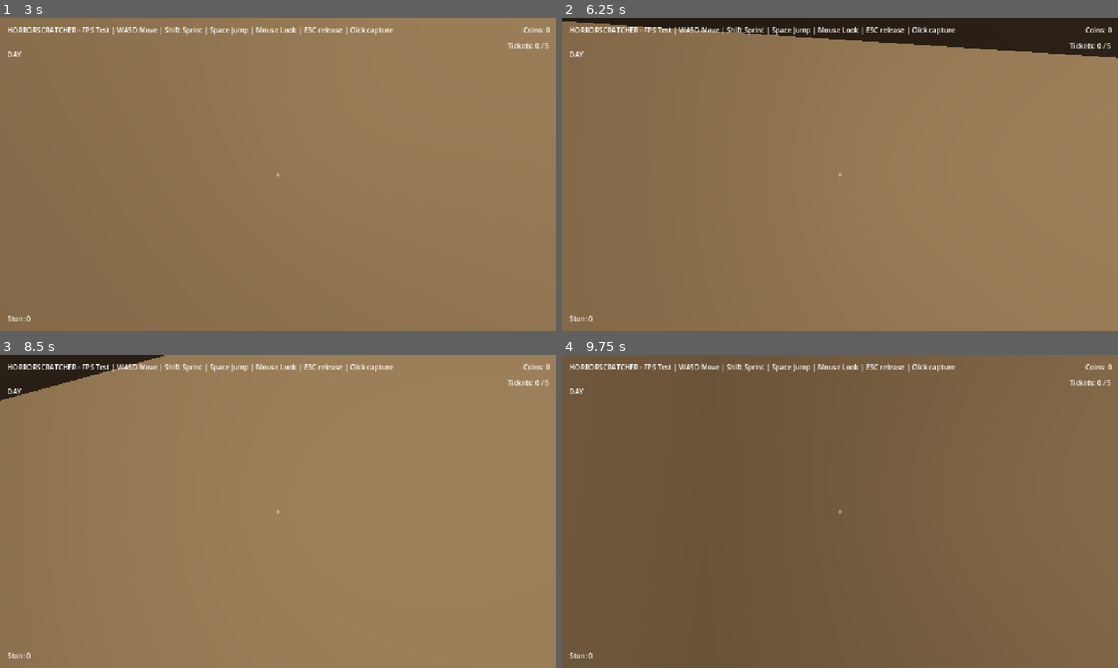
Above: before the commit, frames 1-4 (two rows, left to right).
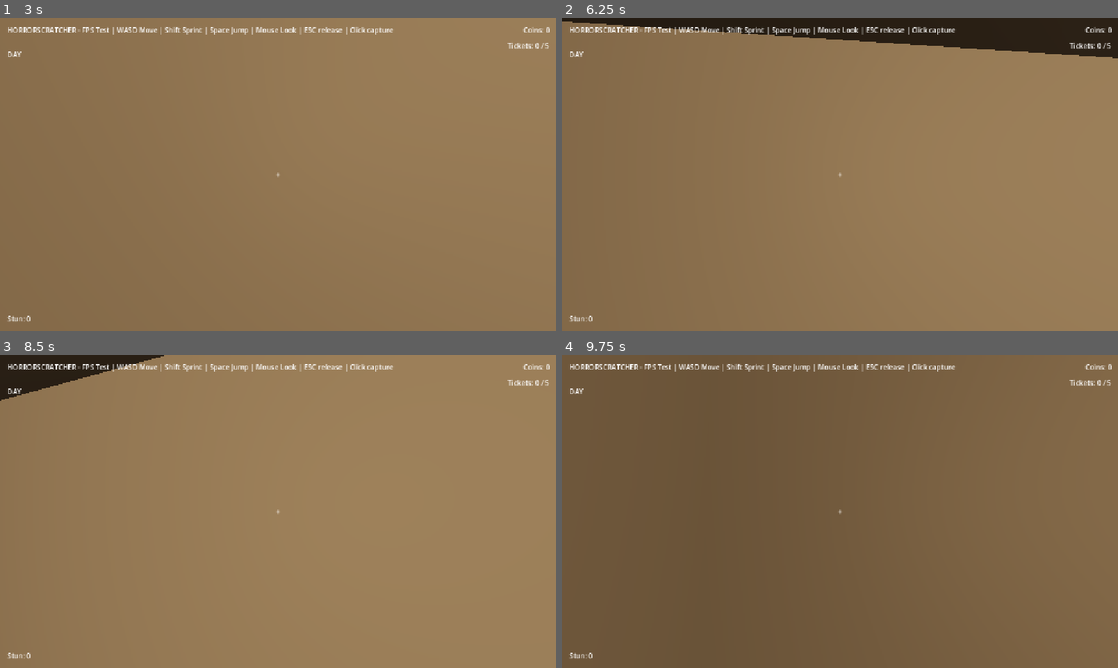
Above: after the commit, the same moments.

Repository: MedianHansen/horrorscratcher
Game: Godot game, scene res://scenes/main.tscn
The game is run twice, just before and just after one commit, with the same random seed, the same clock (stepped at 60 frames per second) and the same inputs.
Inputs (mouse positions are in pixels of both pictures, inside the frame that each line leads up to):
- Up to frame 1 (3 s): tap Enter at 0.5 s; move the mouse to (272, 180) at 0.52 s; hold Shift (sprint) 0.53-1.28 s; hold Up (move_forward) 0.53-2.78 s; click (272, 180) at 0.67 s; tap Space (jump) at 0.77, 1.52, 2 s; tap G (use_gadget) at 0.8, 1.35 s; move the mouse to (316, 177) at 1.27 s; tap Shift (sprint) at 1.55, 2.85 s; move the mouse to (233, 171) at 2.02 s; hold G (use_gadget) 2.03-2.78 s; tap E (interact) at 2.1 s; move the mouse to (283, 174) at 2.77 s; hold Right (move_left) from 2.78 s (still down); click (283, 174) at 2.92 s
- Up to frame 2 (6.25 s): tap Space (jump) at 3.02, 3.77, 4.52, 5.75, 6.02 s; move the mouse to (817, 168) at 3.52 s; release Right (move_left) at 3.53 s; hold Q (take_ticket) 3.53-4.28 s; hold Up (move_forward) 3.53-5.78 s; tap G (use_gadget) at 3.8, 4.35, 5.3, 5.85 s; tap Enter at 4.25 s; move the mouse to (867, 174) at 4.27 s; tap Shift (sprint) at 4.55, 6.05 s; move the mouse to (812, 174) at 5.02 s; hold Shift (sprint) 5.03-5.78 s; click (812, 174) at 5.17 s; move the mouse to (851, 168) at 5.77 s; hold Page Up (move_right) from 5.78 s (still down)
- Up to frame 3 (8.5 s): move the mouse to (272, 517) at 6.52 s; release Page Up (move_right) at 6.53 s; hold G (use_gadget) 6.53-7.28 s; hold Up (move_forward) from 6.53 s (still down); tap E (interact) at 6.6 s; tap Space (jump) at 6.77, 7.52, 8 s; tap Enter at 7.25 s; move the mouse to (316, 514) at 7.27 s; tap Shift (sprint) at 7.35 s; click (316, 514) at 7.42 s; move the mouse to (233, 508) at 8.02 s; hold Q (take_ticket) from 8.03 s (still down); tap G (use_gadget) at 8.3 s
- Up to frame 4 (9.75 s): move the mouse to (845, 511) at 8.77 s; release Up (move_forward) at 8.78 s; release Q (take_ticket) at 8.78 s; hold Right (move_left) 8.78-9.53 s; tap G (use_gadget) at 8.85 s; tap Space (jump) at 9.02 s; tap Shift (sprint) at 9.05 s; move the mouse to (817, 505) at 9.52 s; hold Up (move_forward) from 9.53 s (still down); hold Shift (sprint) from 9.53 s (still down); click (817, 505) at 9.67 s

Frame 1 is identical in both runs. In frame 2, less than 0.1% of the frame differs, in the area x 1-100%, y 1-13%; in frame 3, less than 0.1%; in frame 4, less than 0.1%.

Commit message:
Add nightly ticket spawner, carnival guests and the stun gadget
- Ticket spawner: 10 tickets per night via floor-raycast rejection sampling; dawn clears the ground
- Guests: GuestType resources (Drifter, Listener), wander + awareness FSM (unaware/suspicious/chasing/caught), sight cone with LOS, noise hearing, capture -> death
- Stun Device and hideout gadget bench: buy for 25 coins, G to stun, 3 charges per night
- Fix capture distance (horizontal), LOS ray target (player camera) and door collision toggle (set_deferred)
- Fix .tscn node groups: must be in the node header, not a property line (also fixed the hideout respawn marker)
- Record concrete gadget tunables and build plan in AGENTS.md / plan0.1.md

Diff:
--- /dev/null
+++ b/gadgets/stun_device.tres
@@ -0,0 +1,13 @@
+[gd_resource type="Resource" script_class="Gadget" load_steps=2 format=3]
+
+[ext_resource type="Script" path="res://scripts/gadget.gd" id="1_gadget"]
+
+[resource]
+script = ExtResource("1_gadget")
+id = &"stun"
+title = "Stun Device"
+description = "Stuns nearby guests for a few seconds. Refills each night."
+cost = 25
+charges_per_night = 3
+stun_radius = 5.0
+stun_duration = 4.0
--- /dev/null
+++ b/guest_types/drifter.tres
@@ -0,0 +1,15 @@
+[gd_resource type="Resource" script_class="GuestType" load_steps=2 format=3]
+
+[ext_resource type="Script" path="res://scripts/guest_type.gd" id="1_guest"]
+
+[resource]
+script = ExtResource("1_guest")
+type_name = "Drifter"
+color = Color(0.62, 0.6, 0.68, 1)
+speed = 2.0
+chase_speed = 3.6
+can_see = true
+sight_range = 14.0
+sight_angle_deg = 70.0
+hear_radius = 8.0
+capture_range = 1.2
--- /dev/null
+++ b/guest_types/listener.tres
@@ -0,0 +1,15 @@
+[gd_resource type="Resource" script_class="GuestType" load_steps=2 format=3]
+
+[ext_resource type="Script" path="res://scripts/guest_type.gd" id="1_guest"]
+
+[resource]
+script = ExtResource("1_guest")
+type_name = "Listener"
+color = Color(0.34, 0.46, 0.5, 1)
+speed = 3.0
+chase_speed = 4.6
+can_see = false
+sight_range = 0.0
+sight_angle_deg = 0.0
+hear_radius = 12.0
+capture_range = 1.2
--- /dev/null
+++ b/scenes/guest.tscn
@@ -0,0 +1,29 @@
+[gd_scene load_steps=5 format=3]
+
+[ext_resource type="Script" path="res://scripts/guest.gd" id="1_guest"]
+
+[sub_resource type="CapsuleShape3D" id="1_capsule"]
+radius = 0.4
+height = 1.7
+
+[sub_resource type="CapsuleMesh" id="2_mesh"]
+radius = 0.4
+height = 1.7
+
+[sub_resource type="BoxMesh" id="3_nose"]
+size = Vector3(0.3, 0.3, 0.3)
+
+[node name="Guest" type="CharacterBody3D"]
+script = ExtResource("1_guest")
+
+[node name="CollisionShape3D" type="CollisionShape3D" parent="."]
+transform = Transform3D(1, 0, 0, 0, 1, 0, 0, 0, 1, 0, 0.85, 0)
+shape = SubResource("1_capsule")
+
+[node name="Mesh" type="MeshInstance3D" parent="."]
+transform = Transform3D(1, 0, 0, 0, 1, 0, 0, 0, 1, 0, 0.85, 0)
+mesh = SubResource("2_mesh")
+
+[node name="Nose" type="MeshInstance3D" parent="."]
+transform = Transform3D(1, 0, 0, 0, 1, 0, 0, 0, 1, 0, 1.35, -0.5)
+mesh = SubResource("3_nose")
--- a/scenes/main.tscn
+++ b/scenes/main.tscn
@@ -1,8 +1,8 @@
-[gd_scene load_steps=31 format=3 uid="uid://c6k8p2q1x9r4a"]
+[gd_scene load_steps=36 format=3 uid="uid://c6k8p2q1x9r4a"]
 
 [ext_resource type="Script" path="res://scripts/player.gd" id="1_player"]
 [ext_resource type="Environment" path="res://default_env.tres" id="2_env"]
-[ext_resource type="PackedScene" uid="uid://c1s2t3k4t5c6k7t" path="res://scenes/scratch_ticket.tscn" id="6_ticket"]
+[ext_resource type="Script" path="res://scripts/ticket_spawner.gd" id="15_spawner"]
 [ext_resource type="Script" path="res://scripts/skill_tree_ui.gd" id="7_skill_ui"]
 [ext_resource type="Resource" path="res://ticket_types/suffering.tres" id="8_suffering"]
 [ext_resource type="Script" path="res://scripts/hud.gd" id="9_hud"]
@@ -11,6 +11,11 @@
 [ext_resource type="Script" path="res://scripts/day_night_light.gd" id="12_daynight"]
 [ext_resource type="Script" path="res://scripts/stash.gd" id="13_stash"]
 [ext_resource type="Script" path="res://scripts/hideout_door.gd" id="14_door"]
+[ext_resource type="Script" path="res://scripts/guest_spawner.gd" id="16_guests"]
+[ext_resource type="Resource" path="res://guest_types/drifter.tres" id="17_drifter"]
+[ext_resource type="Resource" path="res://guest_types/listener.tres" id="18_listener"]
+[ext_resource type="Script" path="res://scripts/gadget_bench.gd" id="19_bench"]
+[ext_resource type="Resource" path="res://gadgets/stun_device.tres" id="20_stun"]
 
 [sub_resource type="BoxMesh" id="1_floor_mesh"]
 size = Vector3(60, 1, 60)
@@ -66,6 +71,12 @@
 
 [sub_resource type="BoxShape3D" id="6_hb_stash_shape"]
 size = Vector3(0.8, 0.8, 0.8)
+
+[sub_resource type="BoxMesh" id="6_hb_bench_mesh"]
+size = Vector3(1, 0.8, 0.6)
+
+[sub_resource type="BoxShape3D" id="6_hb_bench_shape"]
+size = Vector3(1, 0.8, 0.6)
 
 [sub_resource type="BoxMesh" id="6_hb_door_mesh"]
 size = Vector3(0.5, 3, 2)
@@ -157,23 +168,34 @@
 [node name="CollisionShape3D" type="CollisionShape3D" parent="Obstacle3"]
 shape = SubResource("5_box_shape")
 
-[node name="Ticket1" parent="." instance=ExtResource("6_ticket")]
-transform = Transform3D(1, 0, 0, 0, 0, 1, 0, -1, 0, 2.5, 0.02, 3.5)
-
-[node name="Ticket2" parent="." instance=ExtResource("6_ticket")]
-transform = Transform3D(1, 0, 0, 0, 0, 1, 0, -1, 0, -4.0, 0.02, 6.0)
-
-[node name="Ticket3" parent="." instance=ExtResource("6_ticket")]
-transform = Transform3D(1, 0, 0, 0, 0, 1, 0, -1, 0, 8.0, 0.02, -3.0)
-
-[node name="Ticket4" parent="." instance=ExtResource("6_ticket")]
-transform = Transform3D(1, 0, 0, 0, 0, 1, 0, -1, 0, -9.0, 0.02, -8.0)
-
-[node name="Ticket5" parent="." instance=ExtResource("6_ticket")]
-transform = Transform3D(1, 0, 0, 0, 0, 1, 0, -1, 0, 3.0, 0.02, -12.0)
-
-[node name="Ticket6" parent="." instance=ExtResource("6_ticket")]
-transform = Transform3D(1, 0, 0, 0, 0, 1, 0, -1, 0, -2.0, 0.02, 12.0)
+[node name="TicketSpawner" type="Node3D" parent="."]
+script = ExtResource("15_spawner")
+ticket_type = ExtResource("8_suffering")
+
+[node name="GuestSpawner" type="Node3D" parent="."]
+script = ExtResource("16_guests")
+drifter_type = ExtResource("17_drifter")
+listener_type = ExtResource("18_listener")
+
+[node name="GuestSpawns" type="Node3D" parent="."]
+
+[node name="Spawn1" type="Marker3D" parent="GuestSpawns" groups=["guest_spawn"]]
+transform = Transform3D(1, 0, 0, 0, 1, 0, 0, 0, 1, 12, 0.1, 12)
+
+[node name="Spawn2" type="Marker3D" parent="GuestSpawns" groups=["guest_spawn"]]
+transform = Transform3D(1, 0, 0, 0, 1, 0, 0, 0, 1, -12, 0.1, 14)
+
+[node name="Spawn3" type="Marker3D" parent="GuestSpawns" groups=["guest_spawn"]]
+transform = Transform3D(1, 0, 0, 0, 1, 0, 0, 0, 1, 18, 0.1, -6)
+
+[node name="Spawn4" type="Marker3D" parent="GuestSpawns" groups=["guest_spawn"]]
+transform = Transform3D(1, 0, 0, 0, 1, 0, 0, 0, 1, 6, 0.1, -18)
+
+[node name="Spawn5" type="Marker3D" parent="GuestSpawns" groups=["guest_spawn"]]
+transform = Transform3D(1, 0, 0, 0, 1, 0, 0, 0, 1, -16, 0.1, 8)
+
+[node name="Spawn6" type="Marker3D" parent="GuestSpawns" groups=["guest_spawn"]]
+transform = Transform3D(1, 0, 0, 0, 1, 0, 0, 0, 1, 2, 0.1, 20)
 
 [node name="Hideout" type="Node3D" parent="."]
 
@@ -256,9 +278,21 @@
 [node name="CollisionShape3D" type="CollisionShape3D" parent="Hideout/Stash"]
 shape = SubResource("6_hb_stash_shape")
 
-[node name="Spawn" type="Marker3D" parent="Hideout"]
+[node name="Bench" type="Area3D" parent="Hideout"]
+transform = Transform3D(1, 0, 0, 0, 1, 0, 0, 0, 1, -22, 0.4, -22)
+collision_mask = 0
+script = ExtResource("19_bench")
+gadget = ExtResource("20_stun")
+prompt = "Gadget bench"
+
+[node name="MeshInstance3D" type="MeshInstance3D" parent="Hideout/Bench"]
+mesh = SubResource("6_hb_bench_mesh")
+
+[node name="CollisionShape3D" type="CollisionShape3D" parent="Hideout/Bench"]
+shape = SubResource("6_hb_bench_shape")
+
+[node name="Spawn" type="Marker3D" parent="Hideout" groups=["hideout_spawn"]]
 transform = Transform3D(1, 0, 0, 0, 1, 0, 0, 0, 1, -25, 1.5, -23)
-groups = ["hideout_spawn"]
 
 [node name="Light" type="OmniLight3D" parent="Hideout"]
 transform = Transform3D(1, 0, 0, 0, 1, 0, 0, 0, 1, -25, 2.6, -25)
--- /dev/null
+++ b/scripts/gadget.gd
@@ -0,0 +1,10 @@
+class_name Gadget
+extends Resource
+
+@export var id: StringName = &""
+@export var title: String = ""
+@export var description: String = ""
+@export var cost: int = 25
+@export var charges_per_night: int = 3
+@export var stun_radius: float = 5.0
+@export var stun_duration: float = 4.0
--- /dev/null
+++ b/scripts/gadget_bench.gd
@@ -0,0 +1,27 @@
+extends Interactable
+
+@export var gadget: Gadget
+
+
+func _ready() -> void:
+	super()
+	activated.connect(_on_activated)
+
+
+func _on_activated(player: Node) -> void:
+	var game := get_tree().get_first_node_in_group("game")
+	if game and gadget:
+		game.buy_gadget(gadget)
+
+
+func _prompt_text() -> String:
+	if gadget == null:
+		return "Gadget bench"
+	var game := get_tree().get_first_node_in_group("game")
+	if game and game.gadgets.has(gadget.id):
+		return "%s (owned) - %d charges/night" % [gadget.title, gadget.charges_per_night]
+	var player := get_tree().get_first_node_in_group("player")
+	var coins := int(player.get("coins")) if player else 0
+	if coins < gadget.cost:
+		return "%s costs %d coins (you have %d)" % [gadget.title, gadget.cost, coins]
+	return "Press E to buy %s (%d coins)" % [gadget.title, gadget.cost]
--- a/scripts/game.gd
+++ b/scripts/game.gd
@@ -4,11 +4,13 @@
 signal night_started()
 signal day_started()
 signal backpack_changed()
+signal gadgets_changed()
 signal player_died()
 
 enum Phase { DAY, NIGHT }
 
 const TICKET_SCENE_PATH := "res://scenes/scratch_ticket.tscn"
+const ACTIVE_GADGET := &"stun"
 
 var night_duration: float = 120.0
 var tickets_per_night: int = 10
@@ -66,6 +68,7 @@
 	if phase == Phase.NIGHT:
 		return
 	night_time_left = night_duration
+	reset_gadgets()
 	set_phase(Phase.NIGHT)
 	night_started.emit()
 
@@ -103,6 +106,47 @@
 	return count
 
 
+func buy_gadget(gadget: Gadget) -> bool:
+	if gadget == null or gadgets.has(gadget.id):
+		return false
+	var player := get_tree().get_first_node_in_group("player")
+	if player == null or int(player.get("coins")) < gadget.cost:
+		return false
+	if player.has_method("add_coins"):
+		player.add_coins(-gadget.cost)
+	gadgets[gadget.id] = gadget
+	if gadget.id == ACTIVE_GADGET:
+		gadget_charges = gadget.charges_per_night
+	gadgets_changed.emit()
+	return true
+
+
+func use_active_gadget() -> bool:
+	if phase != Phase.NIGHT:
+		return false
+	var gadget = gadgets.get(ACTIVE_GADGET)
+	if gadget == null or gadget_charges <= 0:
+		return false
+	var player := get_tree().get_first_node_in_group("player")
+	if player == null:
+		return false
+	var origin: Vector3 = (player as Node3D).global_position
+	for guest in get_tree().get_nodes_in_group("guest"):
+		if guest is Node3D and (guest as Node3D).global_position.distance_to(origin) <= gadget.stun_radius:
+			if guest.has_method("stun"):
+				guest.stun(gadget.stun_duration)
+	gadget_charges -= 1
+	gadgets_changed.emit()
+	return true
+
+
+func reset_gadgets() -> void:
+	var gadget = gadgets.get(ACTIVE_GADGET)
+	if gadget != null:
+		gadget_charges = gadget.charges_per_night
+		gadgets_changed.emit()
+
+
 func take_for_scratch() -> bool:
 	if held_ticket != null or backpack.is_empty():
 		return false
@@ -149,6 +193,14 @@
 		end_night(true)
 
 
+func on_caught() -> void:
+	if phase == Phase.NIGHT:
+		end_night(false)
+	else:
+		_teleport_player_home()
+		player_died.emit()
+
+
 func exit_hideout() -> void:
 	player_in_hideout = false
 
--- /dev/null
+++ b/scripts/guest.gd
@@ -0,0 +1,203 @@
+extends CharacterBody3D
+
+@export var guest_type: GuestType
+
+const GRAVITY := 9.8
+const REACH := 0.8
+const LOSE_TIME := 4.0
+const SEARCH_TIME := 3.0
+const PAUSE_TIME := 1.5
+const TURN_SPEED := 8.0
+
+enum State { UNAWARE, SUSPICIOUS, CHASING, CAUGHT }
+
+var _state: int = State.UNAWARE
+var _player: Node3D
+var _game: Node
+var _target := Vector3.ZERO
+var _pause := 0.0
+var _lose_timer := 0.0
+var _search_timer := 0.0
+var _stun_timer := 0.0
+var _rng := RandomNumberGenerator.new()
+
+@onready var _mesh: MeshInstance3D = $Mesh
+@onready var _nose: MeshInstance3D = $Nose
+
+
+func _ready() -> void:
+	_rng.randomize()
+	add_to_group("guest")
+	_player = get_tree().get_first_node_in_group("player")
+	_game = get_tree().get_first_node_in_group("game")
+	_apply_color()
+	_pick_target()
+
+
+func _apply_color() -> void:
+	var mat := StandardMaterial3D.new()
+	mat.albedo_color = guest_type.color if guest_type else Color(0.6, 0.6, 0.7)
+	_mesh.material_override = mat
+	var nose_mat := StandardMaterial3D.new()
+	nose_mat.albedo_color = Color(0.08, 0.08, 0.1)
+	_nose.material_override = nose_mat
+
+
+func stun(duration: float) -> void:
+	if _state == State.CAUGHT:
+		return
+	_stun_timer = maxf(_stun_timer, duration)
+	velocity = Vector3.ZERO
+	if _mesh and _mesh.material_override is StandardMaterial3D:
+		(_mesh.material_override as StandardMaterial3D).albedo_color = Color(0.92, 0.86, 0.42)
+
+
+func _physics_process(delta: float) -> void:
+	if _state == State.CAUGHT:
+		return
+	if not is_on_floor():
+		velocity.y -= GRAVITY * delta
+	else:
+		velocity.y = 0.0
+
+	if _stun_timer > 0.0:
+		_stun_timer -= delta
+		velocity.x = 0.0
+		velocity.z = 0.0
+		move_and_slide()
+		if _stun_timer <= 0.0:
+			_apply_color()
+			_state = State.UNAWARE
+			_pick_target()
+		return
+
+	_sense(delta)
+
+	if _state == State.UNAWARE and _pause > 0.0:
+		_pause -= delta
+		var decel := _speed() * delta * 4.0
+		velocity.x = move_toward(velocity.x, 0.0, decel)
+		velocity.z = move_toward(velocity.z, 0.0, decel)
+	else:
+		_move_towards(_target, _speed(), delta)
+
+	move_and_slide()
+	_try_capture()
+
+
+func _move_towards(target: Vector3, speed: float, delta: float) -> void:
+	var dir := target - global_position
+	dir.y = 0.0
+	if dir.length() > REACH:
+		dir = dir.normalized()
+		velocity.x = dir.x * speed
+		velocity.z = dir.z * speed
+		var yaw := atan2(-dir.x, -dir.z)
+		rotation.y = lerp_angle(rotation.y, yaw, TURN_SPEED * delta)
+	else:
+		velocity.x = move_toward(velocity.x, 0.0, speed)
+		velocity.z = move_toward(velocity.z, 0.0, speed)
+		if _state == State.UNAWARE:
+			_pause = PAUSE_TIME
+			_pick_target()
+
+
+func _sense(delta: float) -> void:
+	if _player == null:
+		_player = get_tree().get_first_node_in_group("player")
+	if _player == null:
+		return
+	if _game and bool(_game.player_in_hideout):
+		return
+
+	var to_player := _player.global_position - global_position
+	to_player.y = 0.0
+	var dist := to_player.length()
+
+	if _can_see(to_player, dist):
+		_state = State.CHASING
+		_lose_timer = 0.0
+		_target = _player.global_position
+		return
+
+	if _hears(dist):
+		if _state != State.CHASING:
+			_state = State.SUSPICIOUS
+			_search_timer = SEARCH_TIME
+		_target = _player.global_position
+		return
+
+	if _state == State.CHASING:
+		_lose_timer += delta
+		if _lose_timer >= LOSE_TIME:
+			_state = State.SUSPICIOUS
+			_search_timer = SEARCH_TIME
+	elif _state == State.SUSPICIOUS:
+		_search_timer -= delta
+		if _search_timer <= 0.0:
+			_state = State.UNAWARE
+			_pick_target()
+
+
+func _can_see(to_player: Vector3, dist: float) -> bool:
+	if guest_type == null or not guest_type.can_see:
+		return false
+	if dist > guest_type.sight_range:
+		return false
+	var forward := -global_transform.basis.z
+	var dir := to_player.normalized()
+	if forward.dot(dir) < cos(deg_to_rad(guest_type.sight_angle_deg * 0.5)):
+		return false
+	var space := get_world_3d().direct_space_state
+	var to: Vector3 = _player.global_position + Vector3.UP * 0.6
+	var cam := _player.get_node_or_null("Camera3D")
+	if cam is Node3D:
+		to = (cam as Node3D).global_position
+	var query := PhysicsRayQueryParameters3D.create(global_position + Vector3.UP * 1.3, to)
+	query.exclude = [get_rid()]
+	var hit := space.intersect_ray(query)
+	return hit.has("collider") and hit["collider"] == _player
+
+
+func _hears(dist: float) -> bool:
+	if guest_type == null or guest_type.hear_radius <= 0.0:
+		return false
+	if not _player.has_method("current_noise_radius"):
+		return false
+	var noise := float(_player.current_noise_radius())
+	return noise > 0.0 and dist <= minf(noise, guest_type.hear_radius)
+
+
+func _speed() -> float:
+	if guest_type == null:
+		return 2.0
+	if _state == State.CHASING or _state == State.SUSPICIOUS:
+		return guest_type.chase_speed
+	return guest_type.speed
+
+
+func _try_capture() -> void:
+	if _state != State.CHASING or _player == null:
+		return
+	var range := guest_type.capture_range if guest_type else 1.2
+	var delta := _player.global_position - global_position
+	delta.y = 0.0
+	if delta.length() <= range:
+		_state = State.CAUGHT
+		velocity = Vector3.ZERO
+		if _game and _game.has_method("on_caught"):
+			_game.on_caught()
+
+
+func _pick_target() -> void:
+	var space := get_world_3d().direct_space_state
+	for i in range(30):
+		var x := _rng.randf_range(-26.0, 26.0)
+		var z := _rng.randf_range(-26.0, 26.0)
+		var query := PhysicsRayQueryParameters3D.create(Vector3(x, 6.0, z), Vector3(x, -1.0, z))
+		query.exclude = [get_rid()]
+		var hit := space.intersect_ray(query)
+		if hit.has("collider") and (hit["position"] as Vector3).y <= 0.5:
+			_target = hit["position"]
+			return
+	_target = global_position
--- /dev/null
+++ b/scripts/guest_spawner.gd
@@ -0,0 +1,60 @@
+extends Node3D
+
+@export var drifter_type: GuestType
+@export var listener_type: GuestType
+@export var drifters: int = 2
+@export var listeners: int = 1
+
+const GUEST_SCENE_PATH := "res://scenes/guest.tscn"
+
+var _game: Node
+var _rng := RandomNumberGenerator.new()
+
+
+func _ready() -> void:
+	_rng.randomize()
+	_game = get_tree().get_first_node_in_group("game")
+	if _game:
+		_game.night_started.connect(_on_night_started)
+
+
+func _on_night_started() -> void:
+	var types: Array = []
+	for i in range(drifters):
+		types.append(drifter_type)
+	for i in range(listeners):
+		types.append(listener_type)
+	_spawn(types)
+
+
+func _spawn(types: Array) -> void:
+	var markers := get_tree().get_nodes_in_group("guest_spawn")
+	if markers.is_empty():
+		return
+	var points: Array = []
+	for marker in markers:
+		points.append((marker as Node3D).global_position)
+	_shuffle(points)
+	for i in range(types.size()):
+		var type: GuestType = types[i]
+		if type == null:
+			continue
+		_spawn_one(type, points[i % points.size()])
+
+
+func _spawn_one(type: GuestType, point: Vector3) -> void:
+	var scene: PackedScene = load(GUEST_SCENE_PATH)
+	if scene == null:
+		return
+	var guest := scene.instantiate()
+	guest.guest_type = type
+	add_child(guest)
+	(guest as Node3D).global_position = point
+
+
+func _shuffle(items: Array) -> void:
+	for i in range(items.size() - 1, 0, -1):
+		var j := _rng.randi_range(0, i)
+		var tmp = items[i]
+		items[i] = items[j]
+		items[j] = tmp
--- /dev/null
+++ b/scripts/guest_type.gd
@@ -0,0 +1,12 @@
+class_name GuestType
+extends Resource
+
+@export var type_name: String = ""
+@export var color: Color = Color(0.6, 0.6, 0.7)
+@export var speed: float = 2.0
+@export var chase_speed: float = 3.5
+@export var can_see: bool = true
+@export var sight_range: float = 14.0
+@export var sight_angle_deg: float = 70.0
+@export var hear_radius: float = 8.0
+@export var capture_range: float = 1.2
--- a/scripts/hideout_door.gd
+++ b/scripts/hideout_door.gd
@@ -24,6 +24,6 @@
 
 func _apply(open: bool) -> void:
 	if _shape:
-		_shape.disabled = open
+		_shape.set_deferred("disabled", open)
 	if _mesh:
 		_mesh.visible = not open
--- a/scripts/hud.gd
+++ b/scripts/hud.gd
@@ -18,6 +18,7 @@
 	if _game:
 		_game.phase_changed.connect(_on_phase_changed)
 		_game.backpack_changed.connect(refresh)
+		_game.gadgets_changed.connect(refresh)
 		_game.player_died.connect(_on_player_died)
 	refresh()
 
--- a/scripts/interactable.gd
+++ b/scripts/interactable.gd
@@ -56,8 +56,12 @@
 
 func _show_prompt() -> void:
 	if _player and _player.has_method("show_prompt"):
-		_player.show_prompt(prompt, self)
+		_player.show_prompt(_prompt_text(), self)
 	_showing = true
+
+
+func _prompt_text() -> String:
+	return prompt
 
 
 func _clear_prompt() -> void:
--- a/scripts/player.gd
+++ b/scripts/player.gd
@@ -20,6 +20,7 @@
 var _coins_label: Label
 var _prompt_label: Label
 var _prompt_owner: Object = null
+var _game: Node
 
 func _ready() -> void:
 	add_to_group("player")
@@ -29,7 +30,21 @@
 	pitch = cam.rotation.x
 	_coins_label = get_node_or_null("../UI/Coins")
 	_prompt_label = get_node_or_null("../UI/Prompt")
+	_game = get_tree().get_first_node_in_group("game")
 	_update_coins_label()
+
+
+func current_noise_radius() -> float:
+	if input_locked:
+		return 0.0
+	if Vector2(velocity.x, velocity.z).length() <= 0.5:
+		return 0.0
+	if _game == null:
+		_game = get_tree().get_first_node_in_group("game")
+	var sprinting := Input.is_action_pressed("sprint")
+	if _game:
+		return float(_game.noise_sprint_radius) if sprinting else float(_game.noise_walk_radius)
+	return 12.0 if sprinting else 4.0
 
 func set_input_locked(value: bool) -> void:
 	input_locked = value
@@ -77,6 +92,16 @@
 		else:
 			Input.set_mouse_mode(Input.MOUSE_MODE_CAPTURED)
 
+	if event.is_action_pressed("use_gadget"):
+		_use_gadget()
+
+
+func _use_gadget() -> void:
+	if _game == null:
+		_game = get_tree().get_first_node_in_group("game")
+	if _game:
+		_game.use_active_gadget()
+
 func _physics_process(delta: float) -> void:
 	if input_locked:
 		if not is_on_floor():
--- /dev/null
+++ b/scripts/ticket_spawner.gd
@@ -0,0 +1,78 @@
+extends Node3D
+
+@export var ticket_type: TicketType
+
+const TICKET_SCENE_PATH := "res://scenes/scratch_ticket.tscn"
+const MAP_HALF := 28.0
+const FLOOR_TOP := 0.5
+const MIN_SPACING := 3.0
+
+var _game: Node
+var _rng := RandomNumberGenerator.new()
+
+
+func _ready() -> void:
+	_rng.randomize()
+	_game = get_tree().get_first_node_in_group("game")
+	if _game:
+		_game.night_started.connect(_on_night_started)
+
+
+func _on_night_started() -> void:
+	if _game == null:
+		_game = get_tree().get_first_node_in_group("game")
+	if _game == null:
+		return
+	_spawn_many(int(_game.tickets_per_night))
+
+
+func _spawn_many(count: int) -> void:
+	var placed: Array = []
+	var attempts := 0
+	var max_attempts := count * 60
+	while placed.size() < count and attempts < max_attempts:
+		attempts += 1
+		var point = _sample_point()
+		if point == null:
+			continue
+		if not _far_enough(point, placed):
+			continue
+		placed.append(point)
+		_spawn_one(point)
+
+
+func _sample_point():
+	var x := _rng.randf_range(-MAP_HALF, MAP_HALF)
+	var z := _rng.randf_range(-MAP_HALF, MAP_HALF)
+	var space := get_world_3d().direct_space_state
+	var query := PhysicsRayQueryParameters3D.create(Vector3(x, 6.0, z), Vector3(x, -1.0, z))
+	var player := get_tree().get_first_node_in_group("player")
+	if player is CollisionObject3D:
+		query.exclude = [(player as CollisionObject3D).get_rid()]
+	var hit := space.intersect_ray(query)
+	if not hit.has("collider"):
+		return null
+	var pos: Vector3 = hit["position"]
+	if pos.y > FLOOR_TOP:
+		return null
+	return pos
+
+
+func _far_enough(point: Vector3, placed: Array) -> bool:
+	for p in placed:
+		if point.distance_to(p) < MIN_SPACING:
+			return false
+	return true
+
+
+func _spawn_one(point: Vector3) -> void:
+	var scene: PackedScene = load(TICKET_SCENE_PATH)
+	if scene == null:
+		return
+	var ticket := scene.instantiate()
+	if ticket_type:
+		ticket.ticket_type = ticket_type
+	var yaw := _rng.randf_range(0.0, TAU)
+	var basis := Basis(Vector3.UP, yaw) * Basis.from_euler(Vector3(-PI * 0.5, 0.0, 0.0))
+	ticket.transform = Transform3D(basis, point + Vector3(0.0, 0.02, 0.0))
+	add_child(ticket)
Not shown, added: scripts/gadget.gd.uid
Not shown, added: scripts/gadget_bench.gd.uid
Not shown, added: scripts/guest.gd.uid
Not shown, added: scripts/guest_spawner.gd.uid
Not shown, added: scripts/guest_type.gd.uid
Not shown, added: scripts/ticket_spawner.gd.uid
Not shown, changed: AGENTS.md
Not shown, changed: plan0.1.md
